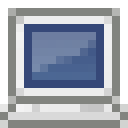
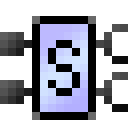
Before/after of a 128×128 layered artwork. What changed in the layer stack:
hid group "Ressource Container" (1 layers) over [0,8,128,128]
added group "System" with 9 layers above "Komponente" over [0,8,128,112]
added layer "Ebene 73" in group "System" over [0,32,32,56]
added layer "Ebene 74" in group "System" over [0,80,32,104]
added layer "Ebene 75" in group "System" over [96,24,128,64]
added layer "Ebene 72" in group "System" over [96,72,128,112]
added layer "S" in group "System" over [48,40,80,96]
added layer "Ebene 71" in group "System" over [40,24,88,112]
